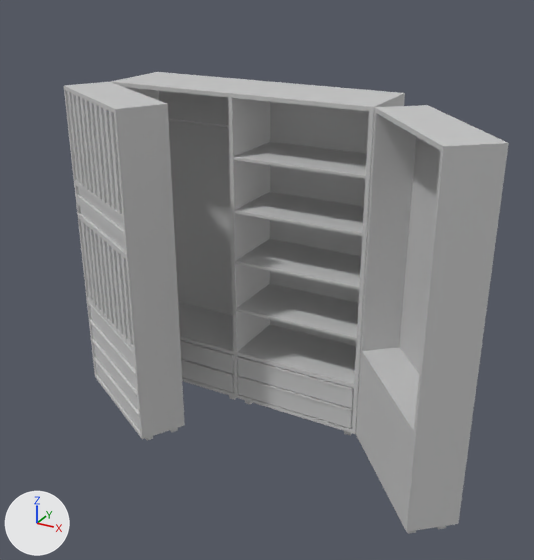
What one commit did to the FBX model Assets/MinimalistBedroom/Models/Interior/Cupboard_a_01.fbx.
One viewpoint serves both versions: a camera (50 mm lens) standing at (2.0, -3.68, 1.82) and looking at (0.12, -0.27, 0.12). Arrows for +X, +Y and +Z are at lower left; the lights stay in place. The older version comes first. Where no turn or scale is listed for an object, it has been applied to the vertices.

Objects in the first picture: 'Door_a_01', 'Door_b_01', 'PackSpace_01', 'Railing_01'.
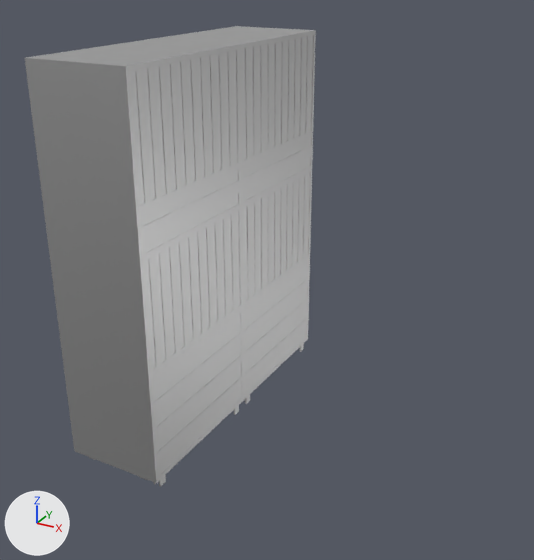
Where the newer file only moved an object's origin or applied its transform, the numbers keep the older frame.

Location of each change, (x1, y1, x2, y2) in pixels of the pictures (534 x 560 px):
'PackSpace_01', surface changed, moved, turned
    before: (111, 72, 405, 436)
    after: (25, 26, 303, 480)
'Door_b_01', surface changed, reshaped (45% narrower, 13% shorter)
    before: (356, 105, 509, 534)
    after: (232, 30, 316, 404)
'Door_a_01', surface changed, reshaped (7% wider, 23% taller)
    before: (64, 82, 185, 441)
    after: (114, 44, 244, 487)
'Railing_01', surface changed
    both: (168, 119, 229, 128)

The edits, one by one:
In material 'WoodFine' (mat_woodfine), metallic goes from 0.0 to 1.0.
me_mesh_003 is used by ob_door_b_01; location (0.981, -0.143, 0.0).
me_mesh_003 had 302 vertices, 233 faces and spanned x -0.41..0.4, y -0.44..0.44, z -1.08..1.08.
me_mesh_003 now has 302 vertices, 233 faces and spans x -1.04..-0.98, y -0.19..0.71, z -0.75..1.41.
me_mesh_003 part 1: the whole mesh is multiplied about its middle by the matrix ((0.153, 0.129, 0.0), (-0.643, 0.766, 0.0), (0.0, 0.0, 1.0)), then moved by (-1.01, 0.26, 0.33).
me_mesh is used by ob_packspace_01; location (-0.331, 0.353, 0.0).
me_mesh had 196 vertices, 340 faces and spanned x -0.9..0.9, y -0.25..0.25, z -1.08..1.08.
me_mesh now has 196 vertices, 340 faces and spans x -0.23..0.27, y -1.58..0.22, z -0.75..1.41.
me_mesh part 3: the whole mesh is turned 90 degrees about the z axis through its middle, then moved by (0.02, -0.68, 0.33).
me_mesh_002 is used by ob_door_a_01; location (-0.92, -0.253, 0.0).
me_mesh_002 had 302 vertices, 233 faces and spanned x -0.46..0.47, y -0.35..0.36, z -1.08..1.08.
me_mesh_002 now has 302 vertices, 233 faces and spans x 0.86..0.92, y -0.98..-0.08, z -0.75..1.41.
me_mesh_002 part 2: the whole mesh is multiplied about its middle by the matrix ((-0.1, -0.173, 0.0), (0.866, -0.5, 0.0), (0.0, 0.0, 1.0)), then moved by (0.89, -0.53, 0.33).
